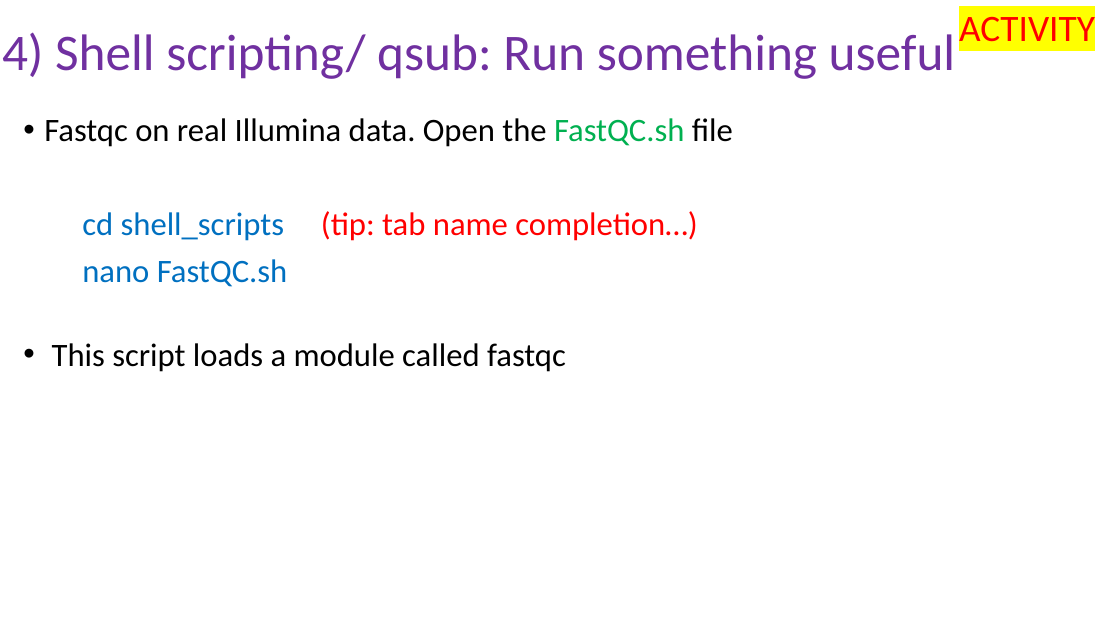
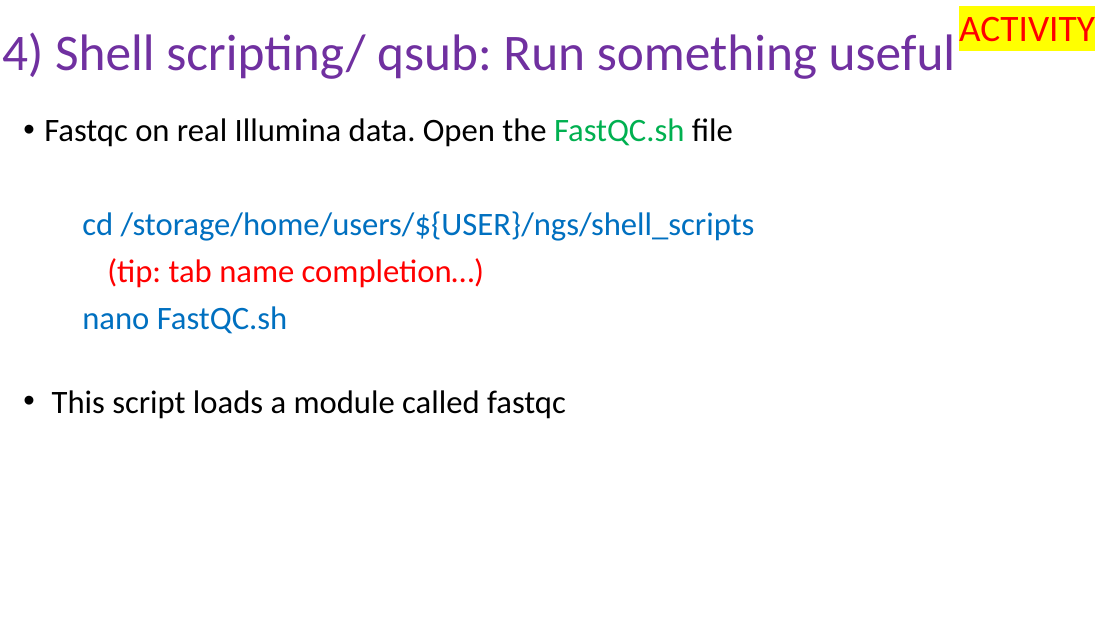
Before and after one commit to peterthorpe5/Sys_admin, a slide deck: slide 11 of cluster_course/powerpoint/4_Shell_scripting.pptx. Drawn at 1120x630 pixels with LibreOffice and Linux fonts; fonts in the diff are those of the drawing. Boxes give left, top, right and bottom in pixels: in the first picture for what was removed or moved away, otherwise in the second. Text is boxed around its words. In the diff, an @@ line names an element or a change of style, - is before the commit and + after.

```diff
--- a/cluster_course/powerpoint/4_Shell_scripting.pptx
+++ b/cluster_course/powerpoint/4_Shell_scripting.pptx
@@ text at (82, 211, 755, 288): text changed; text colour #FF0000 to #0070C0 @@
-cd shell_scripts (tip: tab name completion…)
+cd /storage/home/users/${USER}/ngs/shell_scripts
+(tip: tab name completion…)
```
Also in this commit, not shown: 4 other slides changed, 1 slide added, 2 other files.
